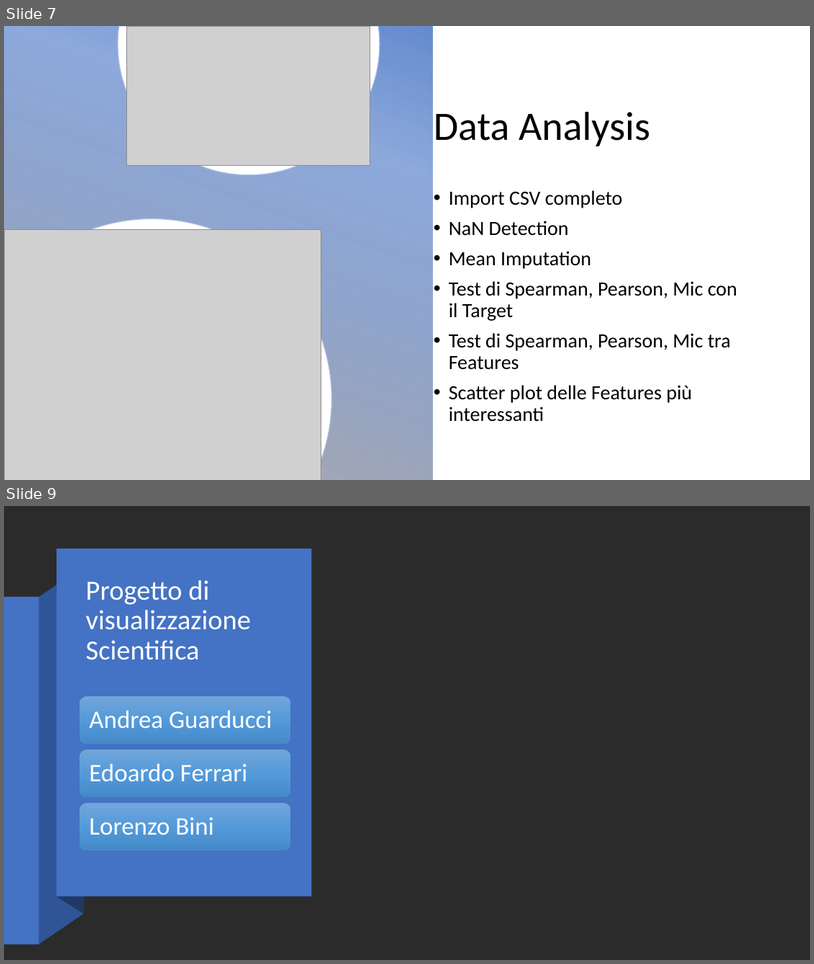
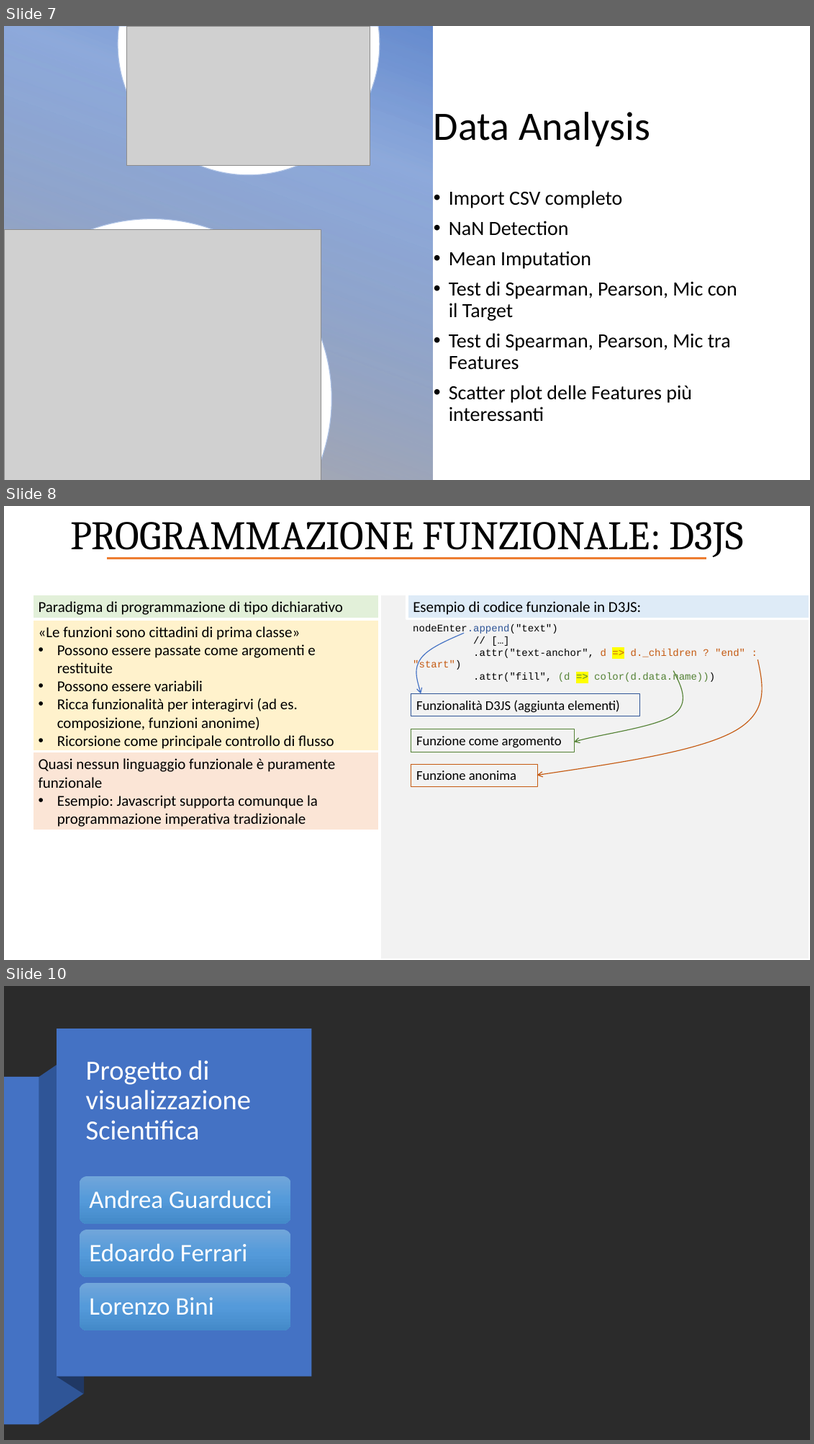
Before and after one commit to normaloide/Open-Data-Analysis, a slide deck: PowerPoint/ProgettoVS.pptx. Shown one above the other, each under a label of ours: slides 7 and 9 before the commit, slides 7, 8 and 10 after it; the slides between them are not shown. The pictures are 814x964 and 814x1444 pixels, drawn with LibreOffice and Linux fonts; fonts in the diff are those of the drawing; grey boxes stand for pictures; background and template pictures are left out; a plain dark background stands for a picture behind light text. Boxes give left, top, right and bottom in pixels: in the first picture for what was removed or moved away, otherwise in the second. Text is boxed around its words. In the diff, an @@ line names an element or a change of style, - is before the commit and + after.

```diff
--- a/PowerPoint/ProgettoVS.pptx
+++ b/PowerPoint/ProgettoVS.pptx
@@ slide 8 added at (4, 506, 810, 960), background picture (left out) @@
@@ text added at (70, 522, 744, 558), 48 pt, text #000000 @@
+PROGRAMMAZIONE FUNZIONALE: D3JS
@@ line added from (108, 558) to (706, 558), #ED7D31 3 pt @@
@@ rectangle added at (32, 595, 381, 618), fill #E2F0D9, outline #FFFFFF 3 pt, 18 pt, text #000000 @@
+Paradigma di programmazione di tipo dichiarativo
@@ rectangle added at (380, 595, 810, 960), fill #F2F2F2, outline #FFFFFF 3 pt @@
@@ rectangle added at (407, 595, 810, 618), fill #DEEBF7, outline #FFFFFF 3 pt, 18 pt, text #000000 @@
+Esempio di codice funzionale in D3JS:
@@ rectangle added at (32, 619, 381, 754), fill #FFF2CC, outline #FFFFFF 3 pt, 18 pt, text #000000 @@
+«Le funzioni sono cittadini di prima classe»
+• Possono essere passate come argomenti e restituite
+• Possono essere variabili
+• Ricca funzionalità per interagirvi (ad es. composizione, funzioni anonime)
+• Ricorsione come principale controllo di flusso
@@ text added at (413, 624, 746, 683), 12 pt, text #000000 @@
+nodeEnter.append("text")
+// […]
+.attr("text-anchor", d => d._children ? "end" : "start")
+.attr("fill", (d => color(d.data.name)))
@@ freeform shape added at (417, 633, 464, 693), outline #4472C4 1 pt @@
@@ freeform shape added at (538, 659, 763, 775), outline #C55A11 1 pt @@
@@ freeform shape added at (574, 671, 684, 742), outline #548235 1 pt @@
@@ rectangle added at (411, 693, 640, 716), outline #2F5597 0.25 pt, 16 pt, text #000000 @@
+Funzionalità D3JS (aggiunta elementi)
@@ rectangle added at (411, 729, 574, 752), outline #548235 0.25 pt, 16 pt, text #000000 @@
+Funzione come argomento
@@ rectangle added at (32, 752, 381, 831), fill #FBE5D6, outline #FFFFFF 3 pt, 18 pt, text #000000 @@
+Quasi nessun linguaggio funzionale è puramente funzionale
+• Esempio: Javascript supporta comunque la programmazione imperativa tradizionale
@@ rectangle added at (411, 764, 537, 786), outline #C55A11 0.25 pt, 16 pt, text #000000 @@
+Funzione anonima
@@ what was slide 9 is now slide 10 @@
```
Also in this commit, not shown: 1 other file.
